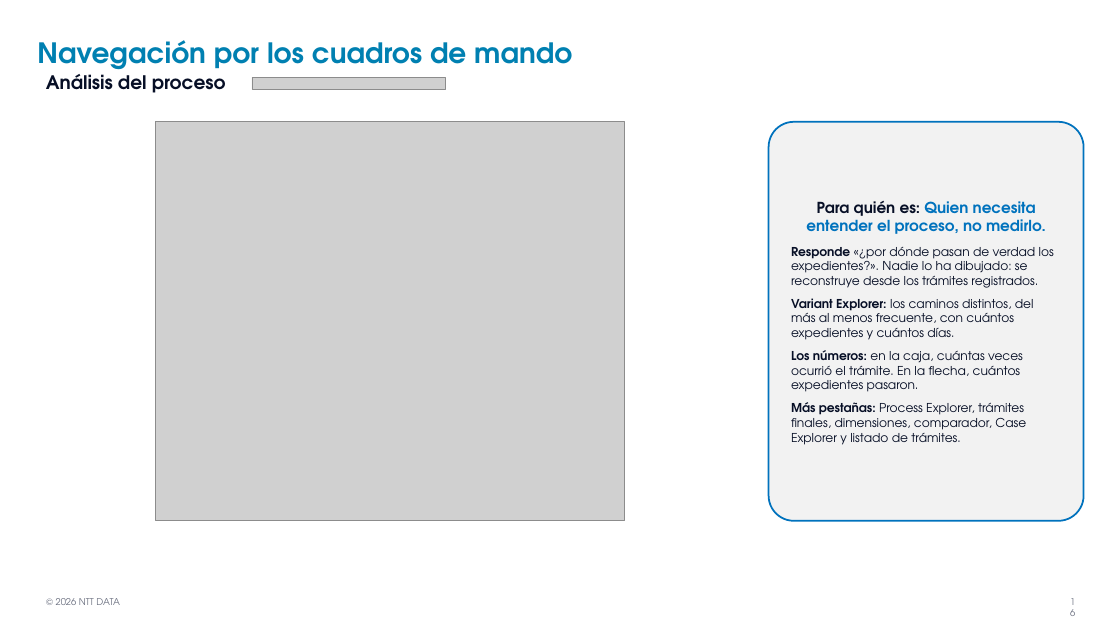
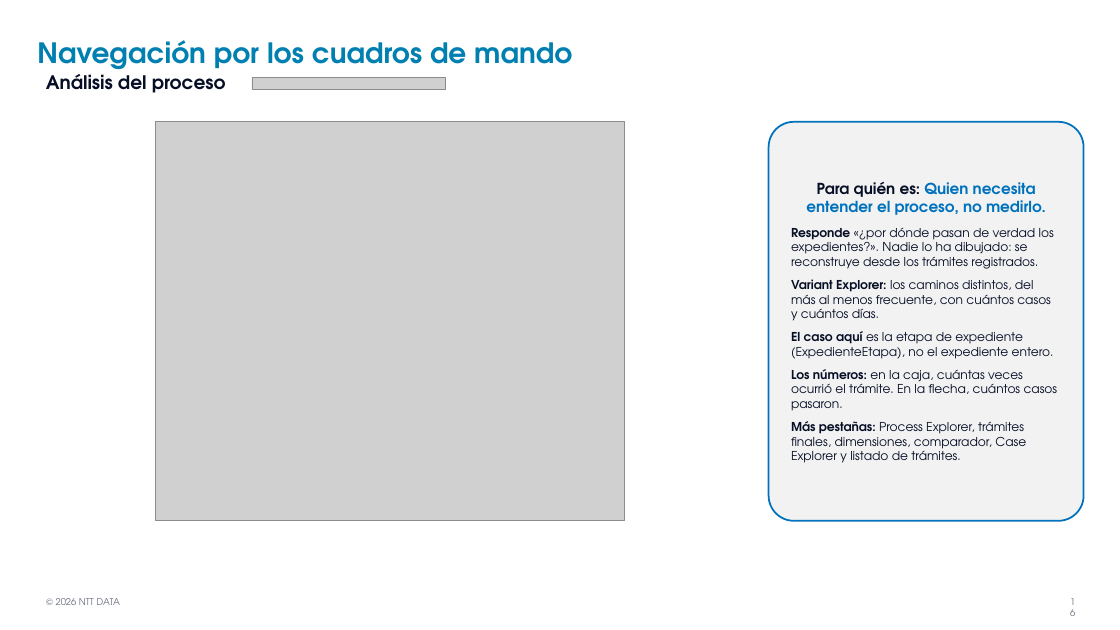
Before and after one commit to AnthonyXerri/Pruebas, a slide deck: slide 16 of mockups/Formacion_Celonis_PnC.pptx. Drawn at 1120x630 pixels with LibreOffice and Linux fonts; fonts in the diff are those of the drawing; grey boxes stand for pictures; background and template pictures are left out. Boxes give left, top, right and bottom in pixels: in the first picture for what was removed or moved away, otherwise in the second. Text is boxed around its words. In the diff, an @@ line names an element or a change of style, - is before the commit and + after.

```diff
--- a/mockups/Formacion_Celonis_PnC.pptx
+++ b/mockups/Formacion_Celonis_PnC.pptx
@@ text in rounded rectangle at [791,279,1058,411]: text changed @@
-Variant Explorer: los caminos distintos, del más al menos frecuente, con cuántos expedientes y cuántos días.
-Los números: en la caja, cuántas veces ocurrió el trámite. En la flecha, cuántos expedientes pasaron.
+Variant Explorer: los caminos distintos, del más al menos frecuente, con cuántos casos y cuántos días.
+El caso aquí es la etapa de expediente (ExpedienteEtapa), no el expediente entero.
+Los números: en la caja, cuántas veces ocurrió el trámite. En la flecha, cuántos casos pasaron.
```
Also in this commit, not shown: 22 other slides changed.
